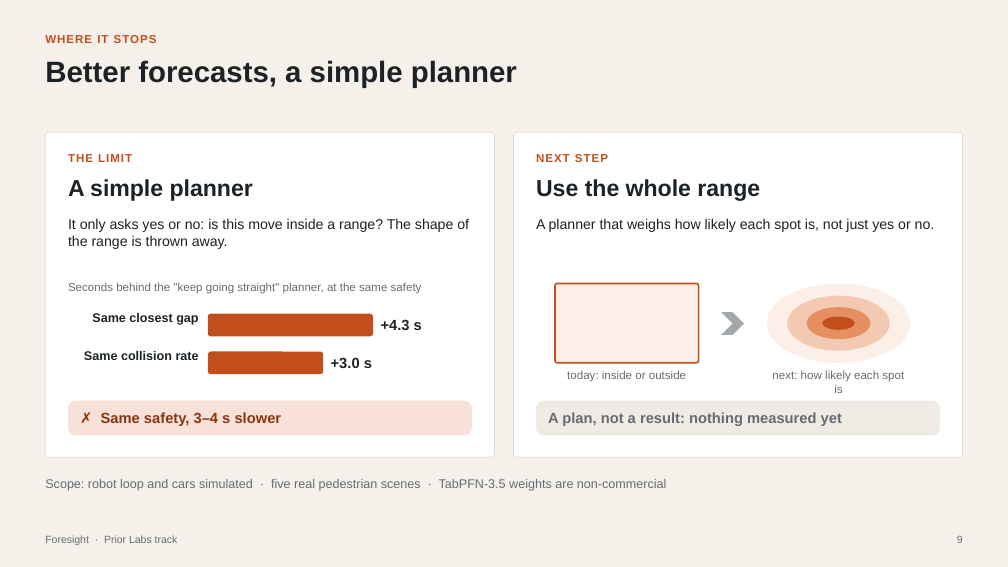
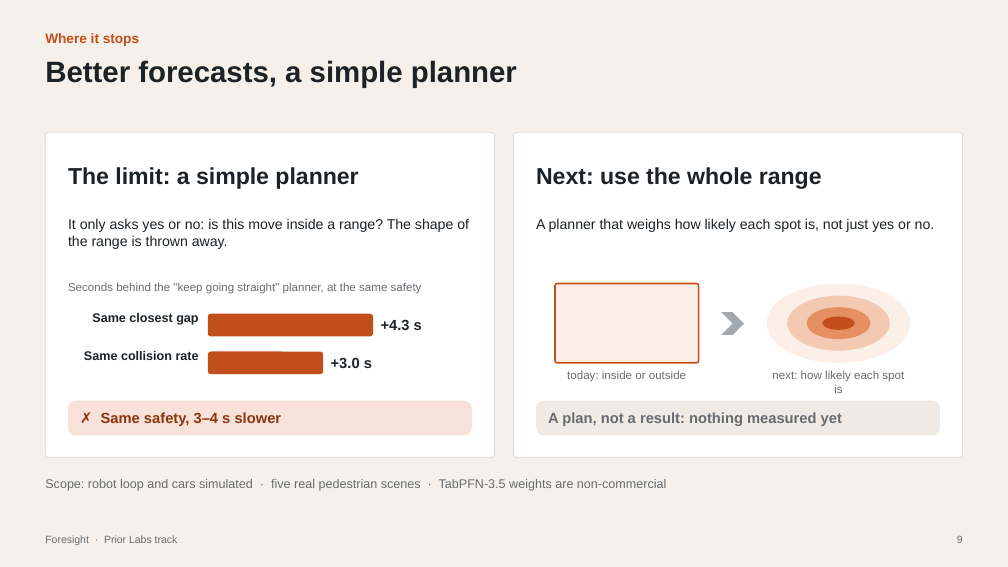
Before and after one commit to shiinalight/Foresight, a slide deck: slide 9 of deck/Foresight_finalist_static.pptx. Drawn at 1008x567 pixels with LibreOffice and Linux fonts; fonts in the diff are those of the drawing. Boxes give left, top, right and bottom in pixels: in the first picture for what was removed or moved away, otherwise in the second. Text is boxed around its words. In the diff, an @@ line names an element or a change of style, - is before the commit and + after.

```diff
--- a/deck/Foresight_finalist_static.pptx
+++ b/deck/Foresight_finalist_static.pptx
@@ text at [45,33,139,46]: text changed; size 11 to 13 pt @@
-WHERE IT STOPS
+Where it stops
@@ text at [68,167,358,189]: text changed @@
-A simple planner
+The limit: a simple planner
@@ text removed at [68,154,132,162] @@
-THE LIMIT
@@ text at [536,167,822,189]: text changed @@
-Use the whole range
+Next: use the whole range
@@ text removed at [536,154,608,162] @@
-NEXT STEP
```
Also in this commit, not shown: 21 other slides changed, 1 slide added, 11 other files.
